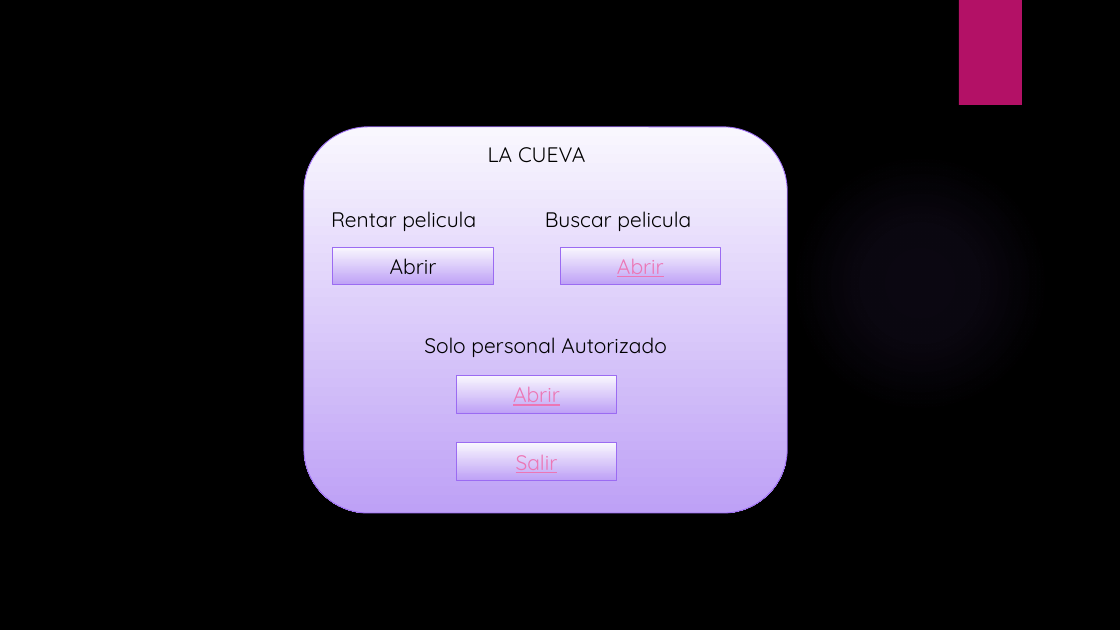
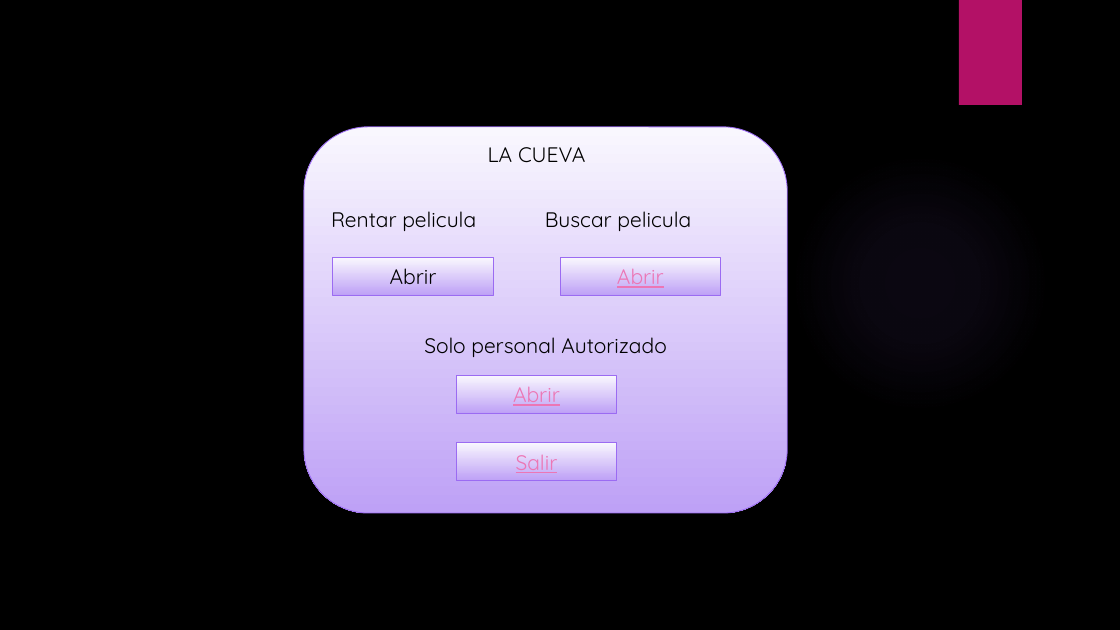
Before and after one commit to jhovanii/trabaja, a slide deck: slide 2 of mockup.pptx (slide 3 before the commit). Drawn at 1120x630 pixels with LibreOffice and Linux fonts; fonts in the diff are those of the drawing; background and template pictures are left out. Boxes give left, top, right and bottom in pixels: in the first picture for what was removed or moved away, otherwise in the second. Text is boxed around its words. In the diff, an @@ line names an element or a change of style, - is before the commit and + after.

```diff
--- a/mockup.pptx
+++ b/mockup.pptx
@@ rectangle "Abrir": place and size @@
-rectangle "Abrir" at bbox=[333, 247, 494, 285]
+rectangle "Abrir" at bbox=[333, 258, 494, 296]
@@ rectangle "Abrir": place and size @@
-rectangle "Abrir" at bbox=[560, 247, 722, 285]
+rectangle "Abrir" at bbox=[560, 258, 722, 296]
```
Also in this commit, not shown: 1 slide removed.
